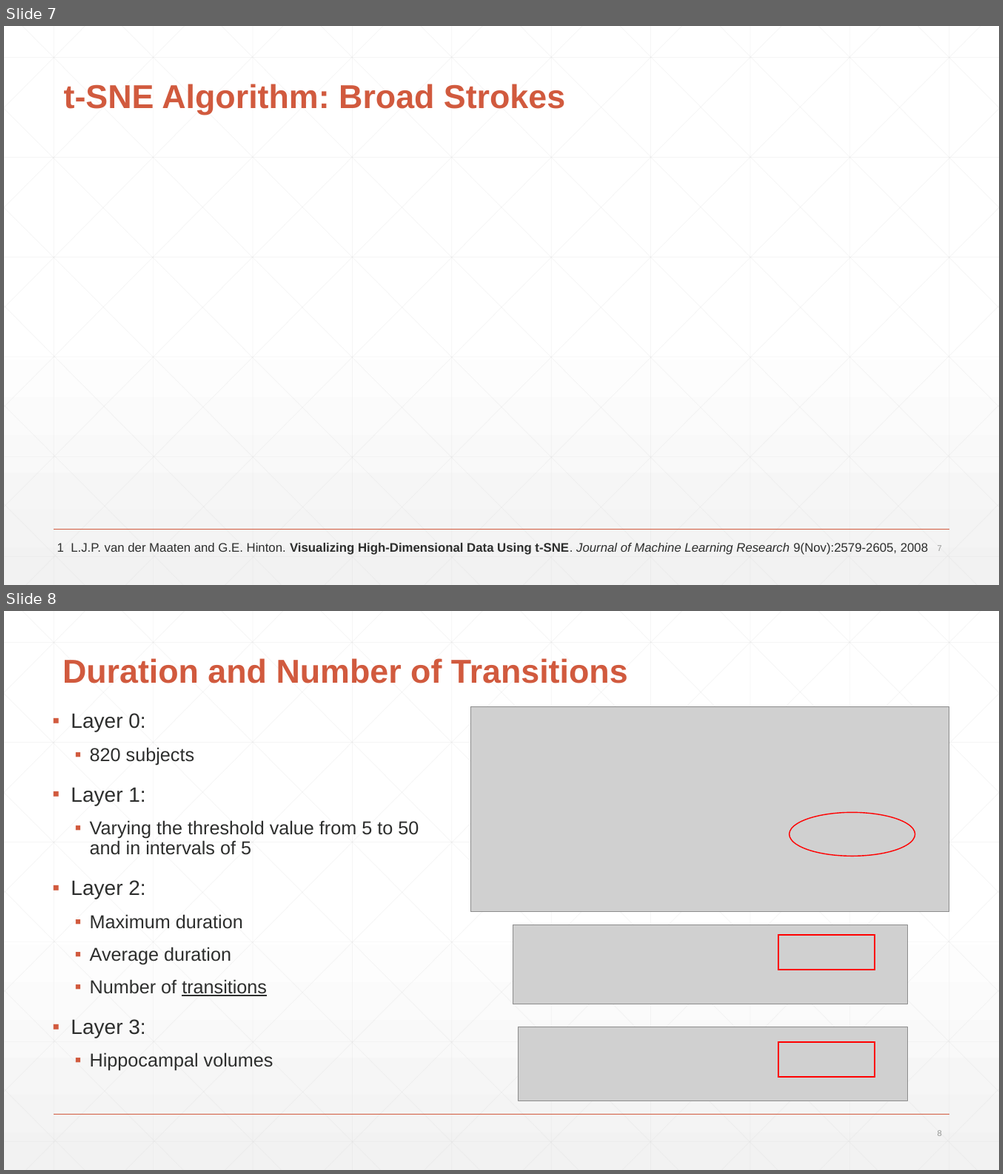
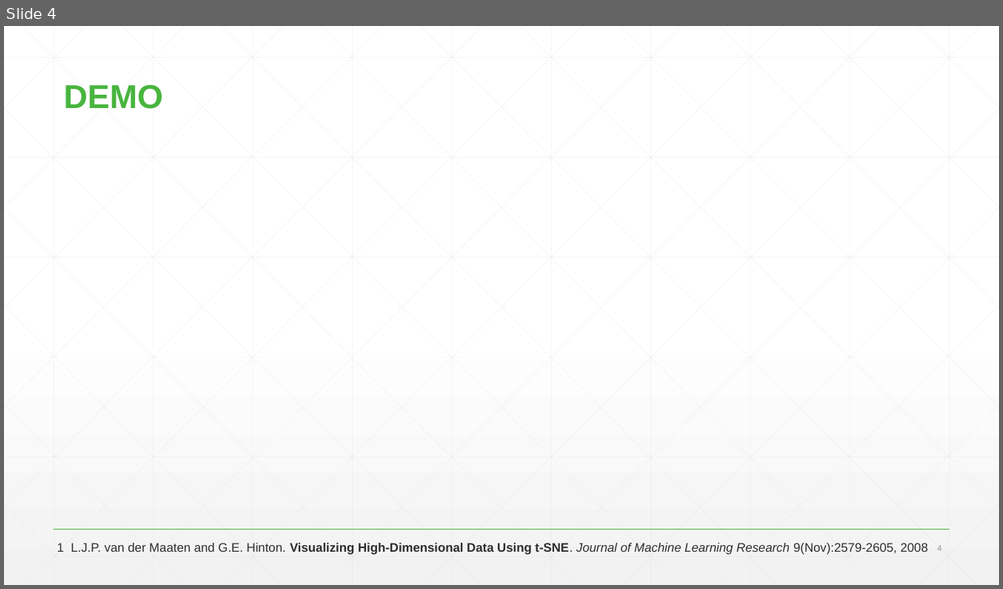
Before and after one commit to j-tseng/junkSort.AI, a slide deck: junksort-presentation.pptx. Shown one above the other, each under a label of ours: slides 7 and 8 before the commit, slide 4 after it. The pictures are 1003x1174 and 1003x589 pixels, drawn with LibreOffice and Linux fonts; fonts in the diff are those of the drawing; grey boxes stand for pictures. Boxes give left, top, right and bottom in pixels: in the first picture for what was removed or moved away, otherwise in the second. Text is boxed around its words. In the diff, an @@ line names an element or a change of style, - is before the commit and + after.

```diff
--- a/junksort-presentation.pptx
+++ b/junksort-presentation.pptx
@@ slide 8 removed at <box>4,611,999,1170</box>, background gradient #FFFFFF to #F2F2F2; not listed: 47 template elements that a slide beside it also shows @@
@@ title removed at <box>62,658,628,684</box> @@
-Duration and Number of Transitions
@@ text removed at <box>71,713,418,1071</box> @@
-▪ Layer 0:
-  ▪ 820 subjects
-▪ Layer 1:
-  ▪ Varying the threshold value from 5 to 50 and in intervals of 5
-▪ Layer 2:
-  ▪ Maximum duration
-  ▪ Average duration
-  ▪ Number of transitions
-▪ Layer 3:
-  ▪ Hippocampal volumes
@@ picture removed at <box>471,706,949,911</box> @@
@@ ellipse removed at <box>789,812,915,857</box> @@
@@ picture removed at <box>513,925,908,1004</box> @@
@@ rectangle removed at <box>779,936,874,970</box> @@
@@ picture removed at <box>518,1028,908,1101</box> @@
@@ rectangle removed at <box>779,1043,874,1077</box> @@
@@ page number removed at <box>937,1130,942,1136</box> @@
-8
@@ what was slide 7 is now slide 4 @@
@@ slide 4 changed as well @@
@@ title at <box>64,84,163,109</box>: text changed; text colour #D15A3E to #48B53F @@
-t-SNE Algorithm: Broad Strokes
+DEMO
@@ line (54, 530) - (949, 530): stroke #D15A3E 1 pt to #48B53F 1 pt @@
@@ page number at <box>937,545,942,551</box>: text changed @@
-7
+4
```
Also in this commit, not shown: 1 other slide changed, 3 slides added, 6 other slides removed.
